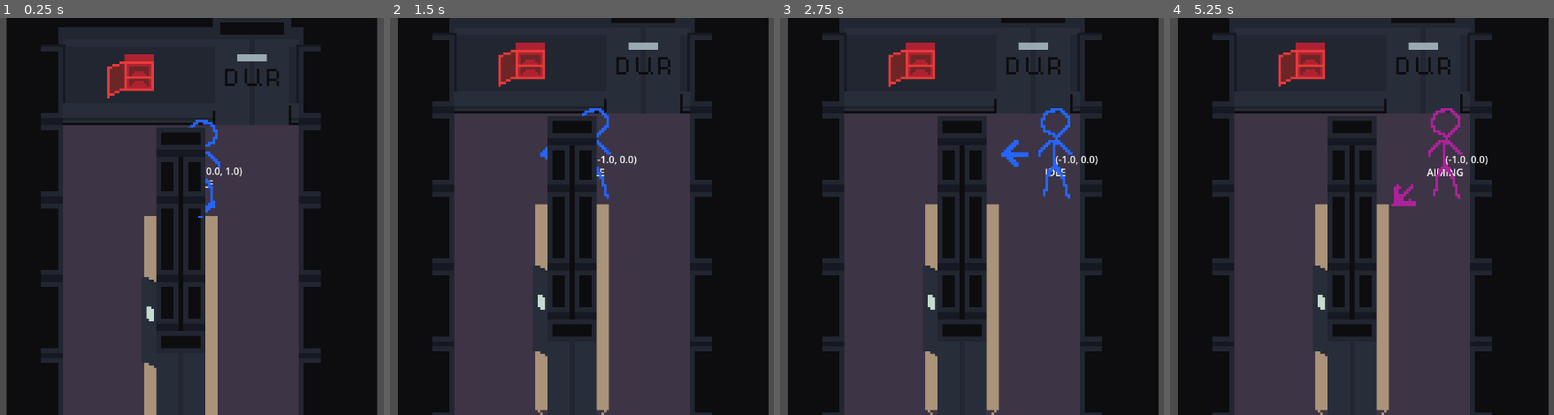
Above: before the commit, frames 1-4 (left to right).
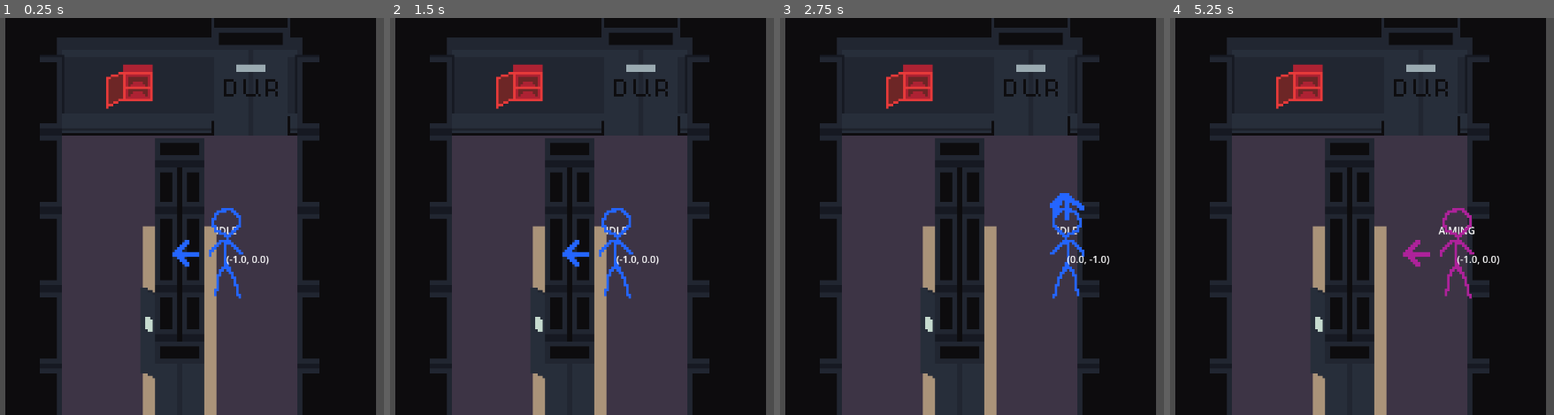
Above: after the commit, the same moments.

Repository: xill47/the-cube-game
Game: Godot game, scene res://rooms/locker_room/locker_room.tscn
The game is run twice, just before and just after one commit, with the same random seed, the same clock (stepped at 60 frames per second) and the same inputs. This scene is started directly instead of the project's main scene.
Inputs (mouse positions are in pixels of both pictures, inside the frame that each line leads up to):
- Up to frame 1 (0.25 s): no input
- Up to frame 2 (1.5 s): tap Enter at 0.5 s; move the mouse to (727, 196) at 0.52 s; hold D (move_right) 0.53-1.25 s; hold Right mouse button (aim) 0.53-1.25 s; click (727, 196) at 0.67 s; tap Space at 1.25 s; drag from (432, 236) to (643, 117) at 1.27 s
- Up to frame 3 (2.75 s): tap Enter at 2 s; move the mouse to (1033, 129) at 2.02 s; hold D (move_right) from 2.03 s (still down); hold F (interact) from 2.03 s (still down); right-click (1033, 129) at 2.3 s
- Up to frame 4 (5.25 s): release D (move_right) at 2.75 s; release F (interact) at 2.75 s; drag from (1315, 295) to (1446, 192) at 2.77 s; tap Space at 3.5, 5 s; move the mouse to (outside the picture) at 3.52 s; hold A (move_left) 3.53-4.25 s; hold Right mouse button (aim) 3.53-4.25 s; tap E (rotate_cw) at 3.6 s; tap Enter at 4.25 s; drag from (outside the picture) to (1446, 192) at 4.27 s; move the mouse to (1388, 216) at 5.02 s; hold S (move_down) from 5.03 s (still down); hold Right mouse button (aim) from 5.03 s (still down); tap Tab (toggle_cube) at 5.1 s; click (1388, 216) at 5.17 s

The runs differ from the first frame. In frame 1, 11% of the frame differs, in the area x 1-99%, y 0-100%; in frame 2, 17%; in frame 3, 18%; in frame 4, 18%.

Commit message:
Rot ebal branchi

Diff:
--- a/character/character.tscn
+++ b/character/character.tscn
@@ -15,12 +15,11 @@
 [ext_resource type="AnimationLibrary" uid="uid://dxyoy86qvsmj" path="res://character/assets/animation-tests/animation_res/run.res" id="11_hq3og"]
 [ext_resource type="AnimationLibrary" uid="uid://cm43fbus4h4lg" path="res://character/assets/animation-tests/animation_res/walk.res" id="13_orckd"]
 
-[sub_resource type="CapsuleShape2D" id="CapsuleShape2D_hd715"]
-radius = 17.0
-height = 78.0
+[sub_resource type="CircleShape2D" id="CircleShape2D_yf0e5"]
+radius = 16.0
 
 [sub_resource type="CircleShape2D" id="CircleShape2D_ugqs2"]
-radius = 50.01
+radius = 5.0
 
 [sub_resource type="Animation" id="Animation_gx66j"]
 resource_name = "idle-down"
@@ -617,7 +616,7 @@
 animation = &"custom/wake-up"
 
 [sub_resource type="AnimationNodeBlendTree" id="AnimationNodeBlendTree_dy06j"]
-graph_offset = Vector2(-884.46576, 1081.8096)
+graph_offset = Vector2(-174.05127, -97.91162)
 nodes/output/position = Vector2(760, 20)
 nodes/wa/node = SubResource("AnimationNodeAnimation_wy5t8")
 nodes/wa/position = Vector2(-1000, -100)
@@ -709,9 +708,6 @@
 nodes/down/position = Vector2(300, 1120)
 node_connections = [&"output", 0, &"CustomShot", &"Walk", 0, &"wa", &"Walk", 1, &"Animation", &"Walk", 2, &"Animation 2 …(1094 unchanged characters)…
 
-[sub_resource type="CircleShape2D" id="CircleShape2D_hd715"]
-radius = 21.095022
-
 [node name="Character" type="CharacterBody2D" unique_id=337287904]
 collision_layer = 3
 collision_mask = 3
@@ -724,8 +720,7 @@
 metadata/_custom_type_script = "uid://dalnoy50favch"
 
 [node name="CollisionShape2D" type="CollisionShape2D" parent="." unique_id=1386120881]
-rotation = 1.5707964
-shape = SubResource("CapsuleShape2D_hd715")
+shape = SubResource("CircleShape2D_yf0e5")
 
 [node name="StanceLabel" type="Label" parent="." unique_id=330398775]
 anchors_preset = 7
@@ -752,7 +747,6 @@
 shape = SubResource("CircleShape2D_ugqs2")
 
 [node name="CharacterAnimation" type="Node2D" parent="." unique_id=54665230]
-position = Vector2(0, -68)
 script = ExtResource("4_o6jyn")
 directions = {
 Vector2(-1, -1): "up-left",
@@ -943,15 +937,6 @@
 offset_right = 40.0
 offset_bottom = 23.0
 
-[node name="CameraArea" type="Area2D" parent="." unique_id=1684838451]
-collision_layer = 128
-collision_mask = 128
-monitoring = false
-
-[node name="CollisionShape2D" type="CollisionShape2D" parent="CameraArea" unique_id=1847356966]
-shape = SubResource("CircleShape2D_hd715")
-debug_color = Color(0.8541428, 0.3693576, 0, 0.41960785)
-
 [connection signal="state_resolved" from="StateProvider" to="." method="_on_state_provider_state_resolved"]
 [connection signal="area_entered" from="InteractableArea" to="." method="_on_interactable_area_area_entered"]
 [connection signal="area_exited" from="InteractableArea" to="." method="_on_interactable_area_area_exited"]
--- a/character/character_state.gd
+++ b/character/character_state.gd
@@ -49,7 +49,7 @@
 	on_changed()
 
 func can_aim() -> bool:
-	return stance != CharacterStance.ANIMATION
+	return stance == CharacterStance.IDLE
 
 func start_aiming() -> void:
 	stance = CharacterStance.AIMING
